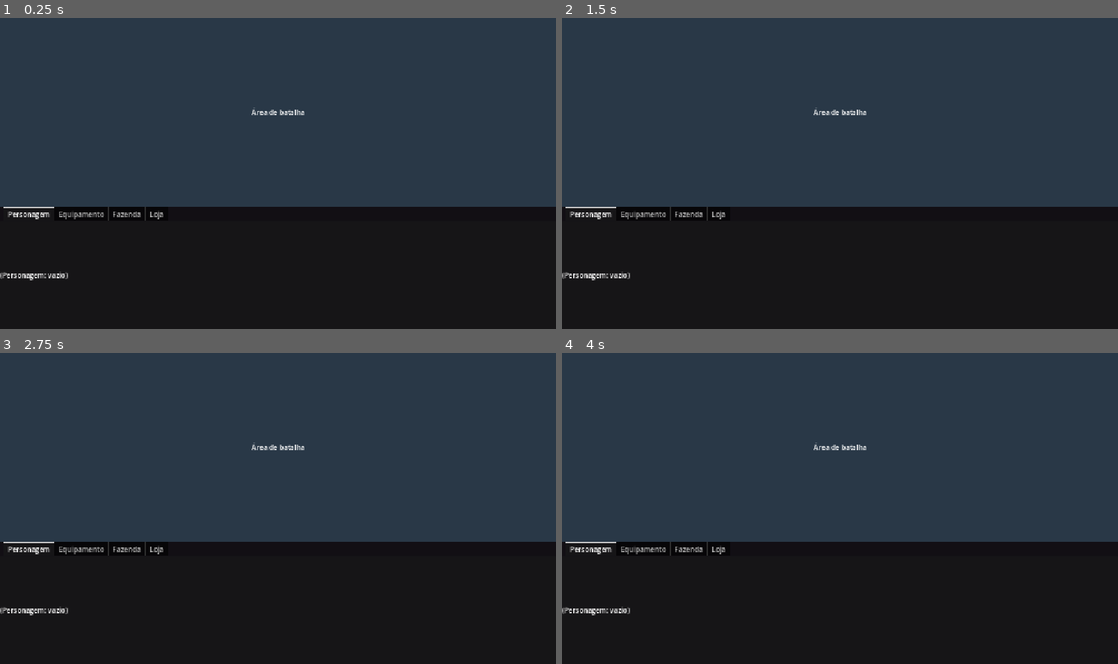
Above: before the commit, frames 1-4 (two rows, left to right).
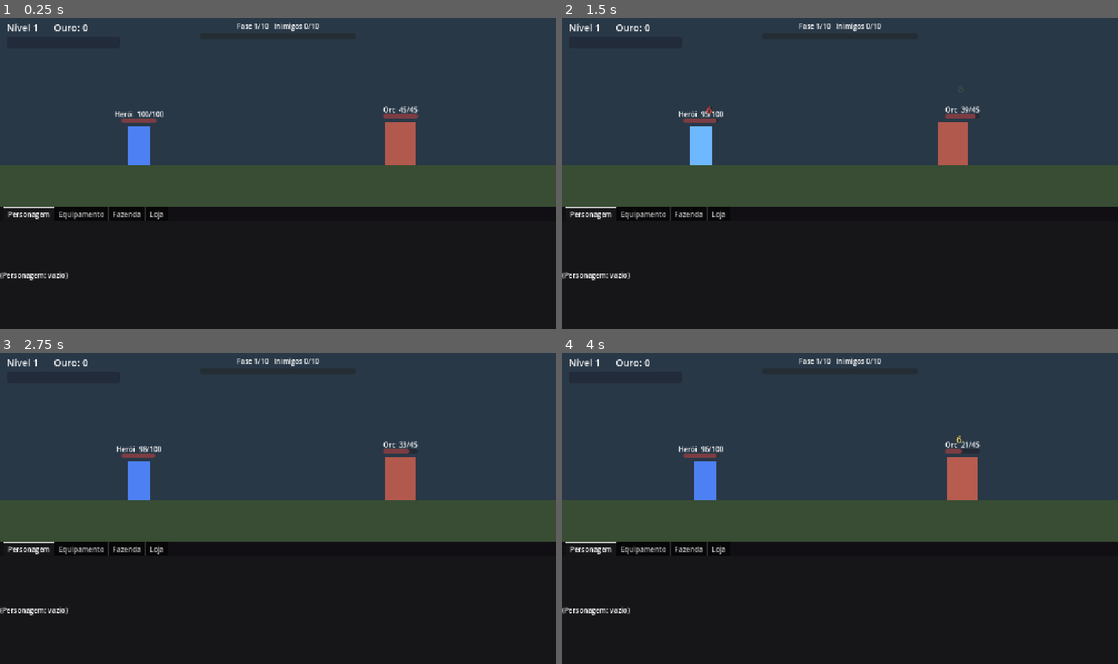
Above: after the commit, the same moments.

Repository: koenigkan12/reencarnei-fazendeiro
Game: Godot game, scene res://main.tscn
Two runs of this game, one before a commit and one after it. Both use one fixed random seed, a clock stepped at 60 frames per second and the inputs below.
Inputs:
- Up to frame 1 (0.25 s): no input
- Up to frame 2 (1.5 s): tap Enter at 0.5 s
- Up to frame 3 (2.75 s): no input
- Up to frame 4 (4 s): tap Space at 2.75 s

The runs differ from the first frame. In frame 1, 2.1% of the frame differs, in the area x 1-76%, y 1-48%; in frame 2, 2.0%; in frame 3, 2.0%; in frame 4, 2.0%.

Commit message:
Dias 4-6: batalha automatica, ouro/XP/nivel e fases 1 a 10 (placeholders)

Diff:
--- a/project.godot
+++ b/project.godot
@@ -1,4 +1,11 @@
 ; Engine configuration file.
+; It's best edited using the editor UI and not directly,
+; since the parameters that go here are not all obvious.
+;
+; Format:
+;   [section] ; section goes between []
+;   param=value ; assign values to parameters
+
 config_version=5
 
 [application]
--- /dev/null
+++ b/scripts/batalha.gd
@@ -0,0 +1,173 @@
+extends Control
+# Area de batalha: heroi (esquerda) luta sozinho contra inimigos (direita).
+# Dia 4: cena + barras + HUD. Dia 5: combate automatico. Dia 6: ouro, XP, nivel, fases.
+
+const Cfg := preload("res://scripts/cfg.gd")
+const Unidade := preload("res://scripts/unidade.gd")
+
+var heroi: Control
+var inimigo: Control
+var fase := 1
+var abates := 0          # inimigos mortos na fase atual
+var nivel := 1
+var xp := 0.0
+var ouro := 0.0
+var respawn := 0.0
+
+var _fundo: ColorRect
+var _chao: ColorRect
+var _hud_texto: Label
+var _barra_xp: ProgressBar
+var _barra_fase: ProgressBar
+var _rotulo_fase: Label
+
+func _ready() -> void:
+	clip_contents = true
+	_fundo = ColorRect.new()
+	_fundo.color = Color(0.16, 0.22, 0.28)
+	_fundo.set_anchors_preset(Control.PRESET_FULL_RECT)
+	add_child(_fundo)
+	_chao = ColorRect.new()
+	_chao.color = Color(0.22, 0.3, 0.2)
+	add_child(_chao)
+
+	heroi = Unidade.new()
+	add_child(heroi)
+	heroi.configura("Herói", Color(0.3, 0.5, 0.95), Vector2(50, 90), _vida_heroi(), _dano_heroi(), Cfg.HEROI_INTERVALO)
+	inimigo = Unidade.new()
+	add_child(inimigo)
+	_novo_inimigo()
+
+	_cria_hud()
+	resized.connect(_posiciona)
+	_posiciona()
+	_atualiza_hud()
+
+func _cria_hud() -> void:
+	_hud_texto = Label.new()
+	_hud_texto.position = Vector2(16, 10)
+	_hud_texto.add_theme_font_size_override("font_size", 22)
+	add_child(_hud_texto)
+	_barra_xp = ProgressBar.new()
+	_barra_xp.position = Vector2(16, 46)
+	_barra_xp.size = Vector2(260, 14)
+	_barra_xp.show_percentage = false
+	_barra_xp.modulate = Color(0.6, 0.5, 1.0)
+	add_child(_barra_xp)
+	_rotulo_fase = Label.new()
+	_rotulo_fase.horizontal_alignment = HORIZONTAL_ALIGNMENT_CENTER
+	add_child(_rotulo_fase)
+	_barra_fase = ProgressBar.new()
+	_barra_fase.show_percentage = false
+	_barra_fase.size = Vector2(360, 14)
+	_barra_fase.modulate = Color(1.0, 0.8, 0.3)
+	add_child(_barra_fase)
+
+func _posiciona() -> void:
+	var chao_y := size.y * 0.78
+	_chao.position = Vector2(0, chao_y)
+	_chao.size = Vector2(size.x, size.y - chao_y)
+	heroi.position = Vector2(size.x * 0.25, chao_y)
+	inimigo.position = Vector2(size.x * 0.72, chao_y)
+	_rotulo_fase.position = Vector2(size.x / 2.0 - 180, 10)
+	_rotulo_fase.size = Vector2(360, 24)
+	_barra_fase.position = Vector2(size.x / 2.0 - 180, 38)
+
+# ---------- formulas ----------
+func _vida_heroi() -> float:
+	return Cfg.HEROI_VIDA + Cfg.HEROI_VIDA_POR_NIVEL * (nivel - 1)
+
+func _dano_heroi() -> float:
+	return Cfg.HEROI_DANO + Cfg.HEROI_DANO_POR_NIVEL * (nivel - 1)
+
+func _xp_para_subir() -> float:
+	return Cfg.XP_BASE * pow(Cfg.XP_CRESCIMENTO, nivel - 1)
+
+func _novo_inimigo() -> void:
+	var base: Dictionary = Cfg.INIMIGOS[randi() % Cfg.INIMIGOS.size()]
+	var e := fase - 1
+	inimigo.configura(base["nome"], base["cor"], base["tamanho"],
+		base["vida"] * pow(Cfg.ESCALA_VIDA, e), base["dano"] * pow(Cfg.ESCALA_DANO, e), base["intervalo"])
+	inimigo.set_meta("ouro", base["ouro"] * pow(Cfg.ESCALA_OURO, e))
+	inimigo.set_meta("xp", base["xp"] * pow(Cfg.ESCALA_XP, e))
+	inimigo.visible = true
+
+# ---------- loop ----------
+func _process(delta: float) -> void:
+	if not heroi.vivo:
+		return
+	heroi.cura(heroi.vida_max * Cfg.HEROI_REGEN_PCT * delta)
+	if not inimigo.vivo:
+		respawn -= delta
+		if respawn <= 0.0:
+			_novo_inimigo()
+		return
+	heroi.tempo_ataque -= delta
+	if heroi.tempo_ataque <= 0.0:
+		heroi.tempo_ataque += heroi.intervalo
+		_ataca(heroi, inimigo, 1.0)
+		if not inimigo.vivo:
+			_inimigo_morreu()
+			return
+	inimigo.tempo_ataque -= delta
+	if inimigo.tempo_ataque <= 0.0:
+		inimigo.tempo_ataque += inimigo.intervalo
+		_ataca(inimigo, heroi, -1.0)
+		if not heroi.vivo:
+			_heroi_morreu()
+
+func _ataca(atacante: Control, alvo: Control, direcao: float) -> void:
+	atacante.animacao_ataque(direcao)
+	alvo.recebe_dano(atacante.dano)
+	_numero_de_dano(alvo, atacante.dano, atacante == inimigo)
+
+func _numero_de_dano(alvo: Control, valor: float, no_heroi: bool) -> void:
+	var l := Label.new()
+	l.text = str(roundi(valor))
+	l.add_theme_font_size_override("font_size", 24)
+	l.add_theme_color_override("font_color", Color(1, 0.35, 0.35) if no_heroi else Color(1, 0.95, 0.5))
+	l.add_theme_color_override("font_outline_color", Color.BLACK)
+	l.add_theme_constant_override("outline_size", 4)
+	l.position = alvo.position + Vector2(randf_range(-20, 20), -alvo.get_child(0).size.y - 50)
+	add_child(l)
+	var t := create_tween().set_parallel(true)
+	t.tween_property(l, "position:y", l.position.y - 50, 0.7)
+	t.tween_property(l, "modulate:a", 0.0, 0.7)
+	t.chain().tween_callback(l.queue_free)
+
+func _inimigo_morreu() -> void:
+	inimigo.visible = false
+	respawn = Cfg.RESPAWN_SEGUNDOS
+	ouro += inimigo.get_meta("ouro")
+	xp += inimigo.get_meta("xp")
+	while xp >= _xp_para_subir():
+		xp -= _xp_para_subir()
+		nivel += 1
+		heroi.vida_max = _vida_heroi()
+		heroi.dano = _dano_heroi()
+		heroi.vida = heroi.vida_max
+		heroi.atualiza_barra()
+	abates += 1
+	if abates >= Cfg.INIMIGOS_POR_FASE:
+		abates = 0
+		if fase < Cfg.FASES_TOTAL:
+			fase += 1   # na ultima fase continua farmando ela (boss entra no dia 9)
+		heroi.cura(heroi.vida_max)
+	_atualiza_hud()
+
+func _heroi_morreu() -> void:
+	# Derrota simples: recomeca a fase com vida cheia (tela de derrota vem no dia 9)
+	abates = 0
+	heroi.vivo = true
+	heroi.vida = heroi.vida_max
+	heroi.atualiza_barra()
+	_novo_inimigo()
+	_atualiza_hud()
+
+func _atualiza_hud() -> void:
+	_hud_texto.text = "Nível %d      Ouro: %d" % [nivel, floori(ouro)]
+	_barra_xp.max_value = _xp_para_subir()
+	_barra_xp.value = xp
+	_rotulo_fase.text = "Fase %d/%d   Inimigos %d/%d" % [fase, Cfg.FASES_TOTAL, abates, Cfg.INIMIGOS_POR_FASE]
+	_barra_fase.max_value = Cfg.INIMIGOS_POR_FASE
+	_barra_fase.value = abates
--- /dev/null
+++ b/scripts/cfg.gd
@@ -0,0 +1,32 @@
+extends RefCounted
+# Todos os numeros da batalha ficam aqui. Balanceamento (dia 19) mexe so neste arquivo.
+
+# Heroi
+const HEROI_VIDA := 100.0
+const HEROI_DANO := 6.0
+const HEROI_INTERVALO := 1.0          # segundos entre ataques
+const HEROI_VIDA_POR_NIVEL := 15.0
+const HEROI_DANO_POR_NIVEL := 2.0
+const HEROI_REGEN_PCT := 0.03         # % da vida maxima regenerada por segundo
+
+# XP: precisa de XP_BASE * XP_CRESCIMENTO^(nivel-1) para subir do nivel
+const XP_BASE := 10.0
+const XP_CRESCIMENTO := 1.4
+
+# Fases
+const FASES_TOTAL := 10
+const INIMIGOS_POR_FASE := 10
+const ESCALA_VIDA := 1.25             # multiplicador por fase
+const ESCALA_DANO := 1.18
+const ESCALA_OURO := 1.2
+const ESCALA_XP := 1.15
+
+# Tempo entre um inimigo morrer e o proximo aparecer
+const RESPAWN_SEGUNDOS := 0.5
+
+# Inimigos base (fase 1). Sorteado entre estes a cada spawn.
+const INIMIGOS := [
+	{"nome": "Slime", "cor": Color(0.35, 0.8, 0.4), "tamanho": Vector2(56, 44), "vida": 20.0, "dano": 3.0, "intervalo": 1.2, "ouro": 2.0, "xp": 3.0},
+	{"nome": "Goblin", "cor": Color(0.55, 0.7, 0.25), "tamanho": Vector2(48, 80), "vida": 30.0, "dano": 4.0, "intervalo": 1.0, "ouro": 3.0, "xp": 4.0},
+	{"nome": "Orc", "cor": Color(0.7, 0.35, 0.3), "tamanho": Vector2(70, 100), "vida": 45.0, "dano": 6.0, "intervalo": 1.6, "ouro": 5.0, "xp": 6.0},
+]
--- a/scripts/main.gd
+++ b/scripts/main.gd
@@ -4,6 +4,9 @@
 
 const ABAS := ["Personagem", "Equipamento", "Fazenda", "Loja"]
 const ALTURA_PAINEL := 280
+const Batalha := preload("res://scripts/batalha.gd")
+
+var batalha: Control
 
 func _ready() -> void:
 	var raiz := VBoxContainer.new()
@@ -14,19 +17,15 @@
 	raiz.add_child(_cria_area_batalha())
 	raiz.add_child(_cria_painel_abas())
 
+	if "--teste-batalha" in OS.get_cmdline_user_args():
+		_roda_teste()
+
+
 func _cria_area_batalha() -> Control:
-	var area := ColorRect.new()
-	area.color = Color(0.16, 0.22, 0.28)
-	area.size_flags_vertical = Control.SIZE_EXPAND_FILL
-	area.name = "AreaBatalha"
-	var rotulo := Label.new()
-	rotulo.text = "Área de batalha"
-	rotulo.set_anchors_preset(Control.PRESET_CENTER)
-	rotulo.grow_horizontal = Control.GROW_DIRECTION_BOTH
-	rotulo.grow_vertical = Control.GROW_DIRECTION_BOTH
-	area.add_child(rotulo)
-	return area
-
+	batalha = Batalha.new()
+	batalha.name = "AreaBatalha"
+	batalha.size_flags_vertical = Control.SIZE_EXPAND_FILL
+	return batalha
 func _cria_painel_abas() -> Control:
 	var abas := TabContainer.new()
 	abas.name = "PainelAbas"
@@ -39,3 +38,12 @@
 		conteudo.add_child(texto)
 		abas.add_child(conteudo)
 	return abas
+
+# Teste headless: godot --headless --path . --quit-after 99999 -- --teste-batalha
+# Simula 5 minutos de jogo em ~15s reais e imprime o estado de minuto em minuto.
+func _roda_teste() -> void:
+	Engine.time_scale = 20.0
+	for minuto in range(1, 6):
+		await get_tree().create_timer(60.0).timeout
+		print("[teste] min %d: fase %d, abates %d, nivel %d, ouro %d, vida heroi %d/%d" % [minuto, batalha.fase, batalha.abates, batalha.nivel, batalha.ouro, batalha.heroi.vida, batalha.heroi.vida_max])
+	get_tree().quit()
--- /dev/null
+++ b/scripts/unidade.gd
@@ -0,0 +1,69 @@
+extends Control
+# Combatente placeholder: retangulo colorido + barra de vida + nome.
+# A posicao do node e o ponto dos pes do combatente.
+
+var nome := ""
+var vida_max := 1.0
+var vida := 1.0
+var dano := 1.0
+var intervalo := 1.0
+var tempo_ataque := 0.0
+var vivo := true
+
+var _corpo: ColorRect
+var _barra: ProgressBar
+var _rotulo: Label
+var _tamanho := Vector2(50, 80)
+
+func configura(n: String, cor: Color, tamanho: Vector2, v: float, d: float, i: float) -> void:
+	nome = n
+	vida_max = v
+	vida = v
+	dano = d
+	intervalo = i
+	tempo_ataque = i * randf_range(0.3, 1.0)
+	vivo = true
+	_tamanho = tamanho
+	if _corpo == null:
+		_corpo = ColorRect.new()
+		add_child(_corpo)
+		_barra = ProgressBar.new()
+		_barra.show_percentage = false
+		_barra.custom_minimum_size = Vector2(80, 10)
+		_barra.size = Vector2(80, 10)
+		_barra.modulate = Color(1, 0.35, 0.35)
+		add_child(_barra)
+		_rotulo = Label.new()
+		_rotulo.horizontal_alignment = HORIZONTAL_ALIGNMENT_CENTER
+		_rotulo.size = Vector2(120, 20)
+		add_child(_rotulo)
+	_corpo.color = cor
+	_corpo.size = tamanho
+	_corpo.position = Vector2(-tamanho.x / 2.0, -tamanho.y)
+	_barra.position = Vector2(-40, -tamanho.y - 18)
+	_rotulo.position = Vector2(-60, -tamanho.y - 40)
+	atualiza_barra()
+
+func atualiza_barra() -> void:
+	_barra.max_value = vida_max
+	_barra.value = maxf(vida, 0.0)
+	_rotulo.text = "%s  %d/%d" % [nome, ceili(maxf(vida, 0.0)), ceili(vida_max)]
+
+func recebe_dano(valor: float) -> void:
+	vida -= valor
+	if vida <= 0.0:
+		vida = 0.0
+		vivo = false
+	atualiza_barra()
+	var t := create_tween()
+	_corpo.modulate = Color(2, 2, 2)
+	t.tween_property(_corpo, "modulate", Color(1, 1, 1), 0.12)
+
+func cura(valor: float) -> void:
+	vida = minf(vida + valor, vida_max)
+	atualiza_barra()
+
+func animacao_ataque(direcao: float) -> void:
+	var t := create_tween()
+	t.tween_property(_corpo, "position:x", -_tamanho.x / 2.0 + 24.0 * direcao, 0.06)
+	t.tween_property(_corpo, "position:x", -_tamanho.x / 2.0, 0.10)
